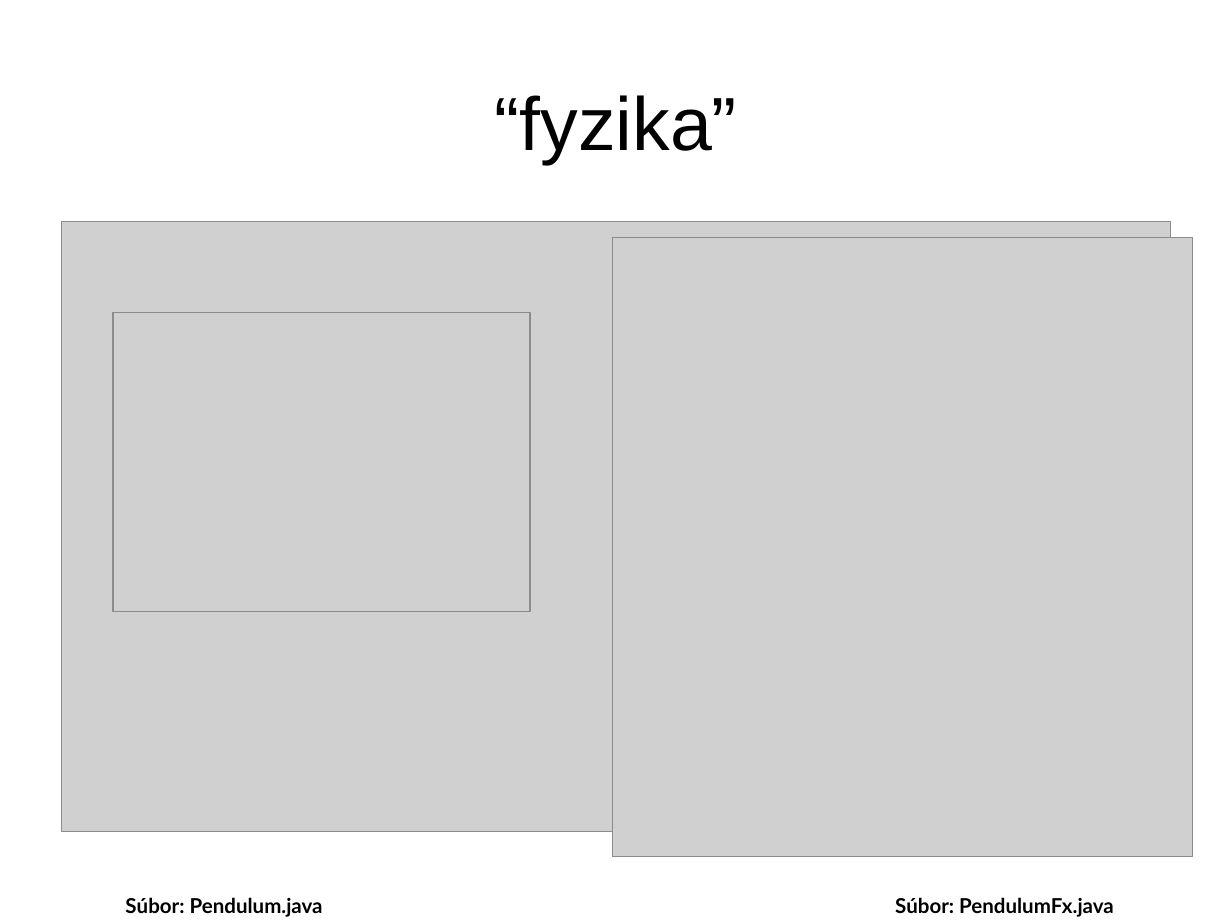
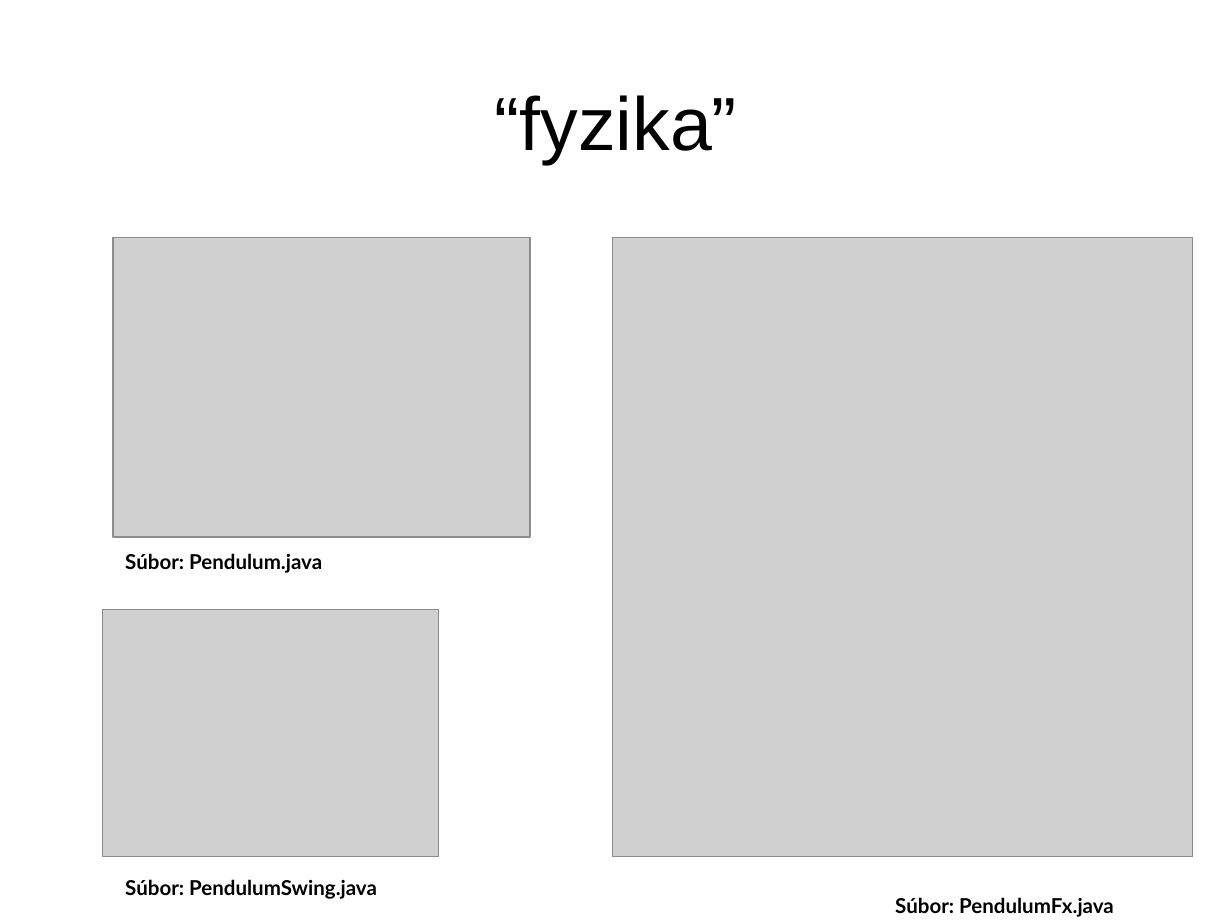
Before and after one commit to Programovanie4/Prednasky, a slide deck: slide 27 of 09/09_java.ppt (slide 25 before the commit). Drawn at 1232x924 pixels with LibreOffice and Linux fonts; fonts in the diff are those of the drawing; grey boxes stand for pictures. Boxes give left, top, right and bottom in pixels: in the first picture for what was removed or moved away, otherwise in the second. Text is boxed around its words. In the diff, an @@ line names an element or a change of style, - is before the commit and + after.

```diff
--- a/09/09_java.ppt
+++ b/09/09_java.ppt
@@ picture removed at [62,222,1170,832] @@
@@ picture: place and size @@
-picture at [113,312,531,611]
+picture at [113,238,531,537]
@@ text added at [125,553,322,573], 12 pt, text #000000, bold @@
+Súbor: Pendulum.java
@@ picture added at [102,610,439,856] @@
@@ text at [125,879,377,899]: text changed @@
-Súbor: Pendulum.java
+Súbor: PendulumSwing.java
```
Also in this commit, not shown: 3 other slides changed, 4 slides added, 1 slide removed, 1 other file.
